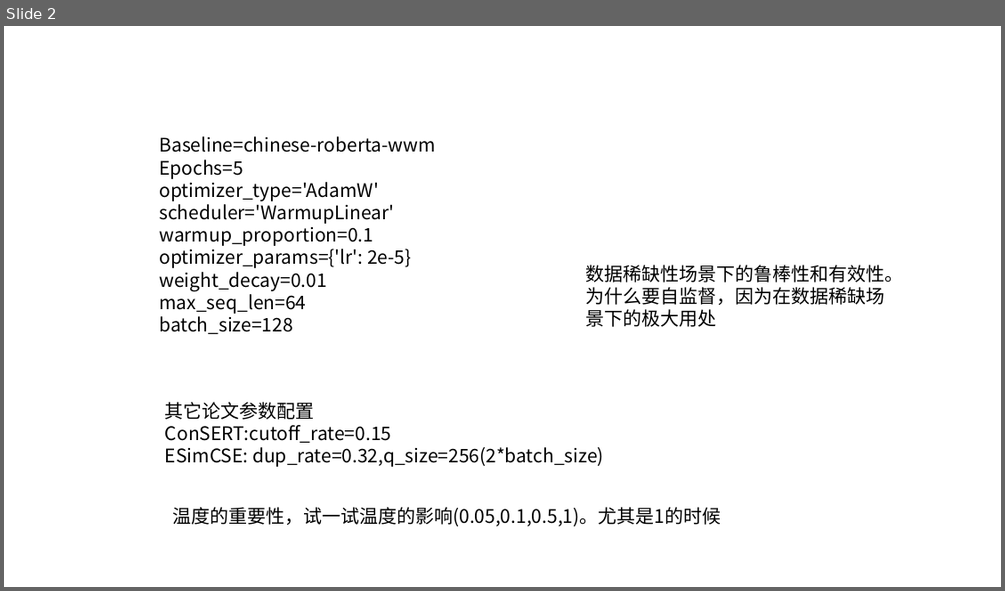
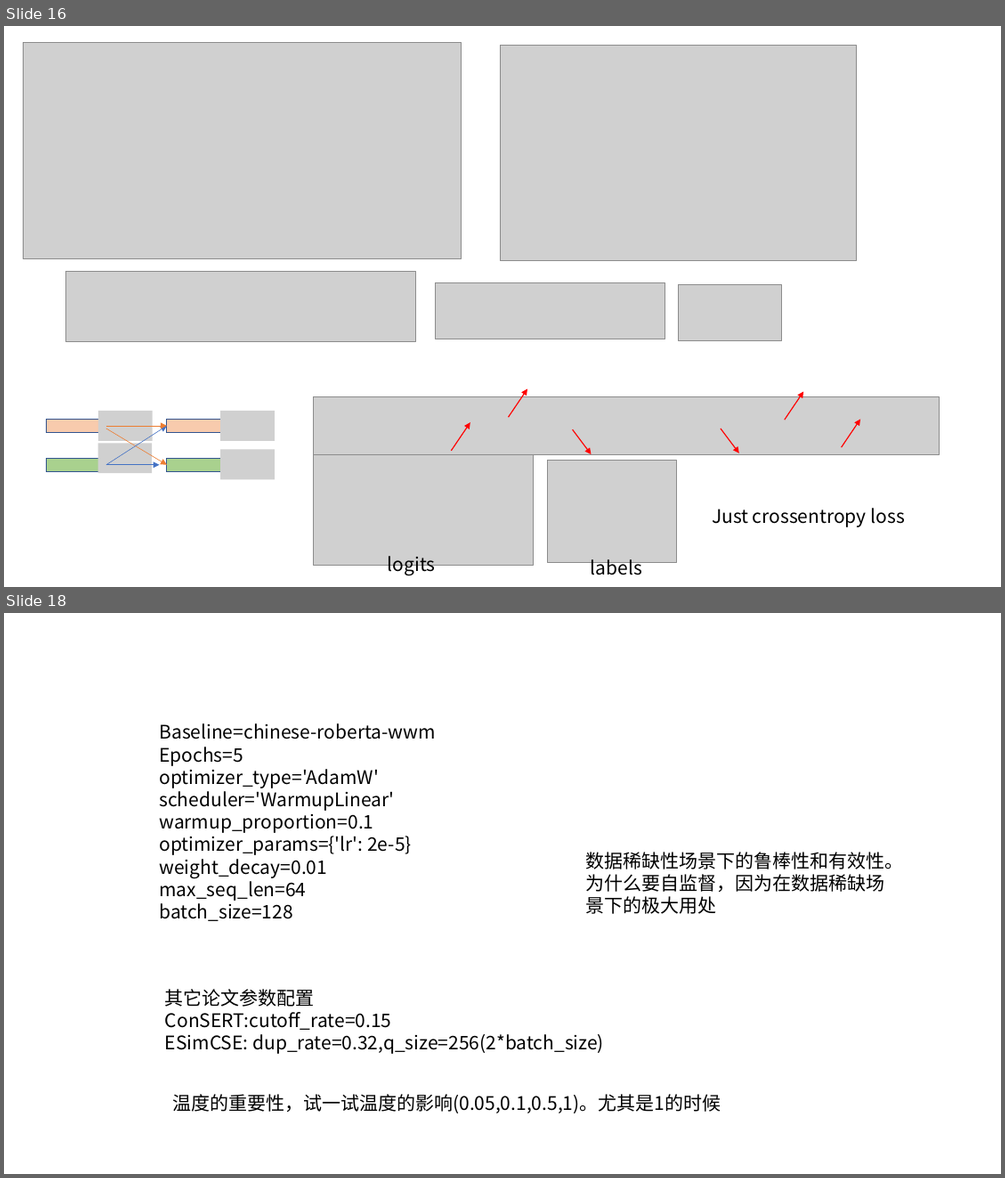
Before and after one commit to xianghuisun/ContrativeLearningInNLP, a slide deck: GroupMeeting.pptx. Shown one above the other, each under a label of ours: slide 2 before the commit, slides 16 and 18 after it; the slides between them are not shown. The pictures are 1005x591 and 1005x1178 pixels, drawn with LibreOffice and Linux fonts; fonts in the diff are those of the drawing; grey boxes stand for pictures. Boxes give left, top, right and bottom in pixels: in the first picture for what was removed or moved away, otherwise in the second. Text is boxed around its words. In the diff, an @@ line names an element or a change of style, - is before the commit and + after.

```diff
--- a/GroupMeeting.pptx
+++ b/GroupMeeting.pptx
@@ slide 16 added at (4, 26, 1001, 587), background #FFFFFF @@
@@ picture added at (24, 42, 461, 258) @@
@@ picture added at (501, 45, 858, 261) @@
@@ picture added at (65, 272, 416, 341) @@
@@ picture added at (436, 282, 666, 338) @@
@@ picture added at (679, 285, 782, 341) @@
@@ picture added at (314, 397, 939, 454) @@
@@ arrow added from (508, 417) to (527, 389), #FF0000 1 pt @@
@@ arrow added from (785, 419) to (803, 392), #FF0000 1 pt @@
@@ rectangle added at (47, 419, 106, 433), fill #F8CBAD, outline #325491 1 pt @@
@@ picture added at (98, 410, 152, 440) @@
@@ arrow added from (106, 465) to (167, 426), #4472C4 0.5 pt @@
@@ arrow added from (106, 426) to (167, 426), #ED7D31 0.5 pt @@
@@ rectangle added at (167, 419, 226, 433), fill #F8CBAD, outline #325491 1 pt @@
@@ picture added at (221, 410, 275, 440) @@
@@ arrow added from (451, 451) to (470, 422), #FF0000 1 pt @@
@@ arrow added from (841, 447) to (860, 419), #FF0000 1 pt @@
@@ picture added at (98, 443, 152, 473) @@
@@ arrow added from (106, 428) to (167, 465), #ED7D31 0.5 pt @@
@@ picture added at (221, 450, 275, 479) @@
@@ arrow added from (573, 430) to (591, 454), #FF0000 1 pt @@
@@ arrow added from (720, 428) to (739, 453), #FF0000 1 pt @@
@@ rectangle added at (47, 459, 106, 472), fill #A9D18E, outline #325491 1 pt @@
@@ arrow added from (106, 465) to (160, 465), #4472C4 0.5 pt @@
@@ rectangle added at (167, 459, 226, 472), fill #A9D18E, outline #325491 1 pt @@
@@ picture added at (314, 455, 534, 565) @@
@@ picture added at (548, 459, 676, 563) @@
@@ text added at (712, 507, 905, 527), 18 pt, text #000000 @@
+Just crossentropy loss
@@ text added at (388, 556, 436, 575), 18 pt, text #000000 @@
+logits
@@ text added at (591, 559, 642, 579), 18 pt, text #000000 @@
+labels
@@ what was slide 2 is now slide 18 @@
```
Also in this commit, not shown: 1 slide changed, 14 other slides added, 8 other files.
